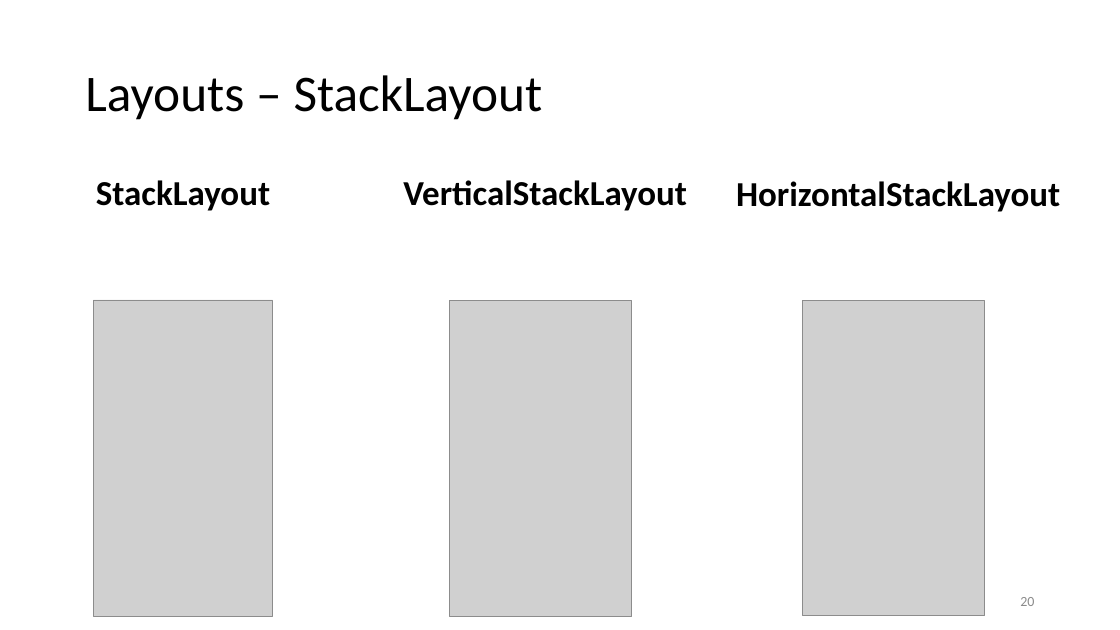
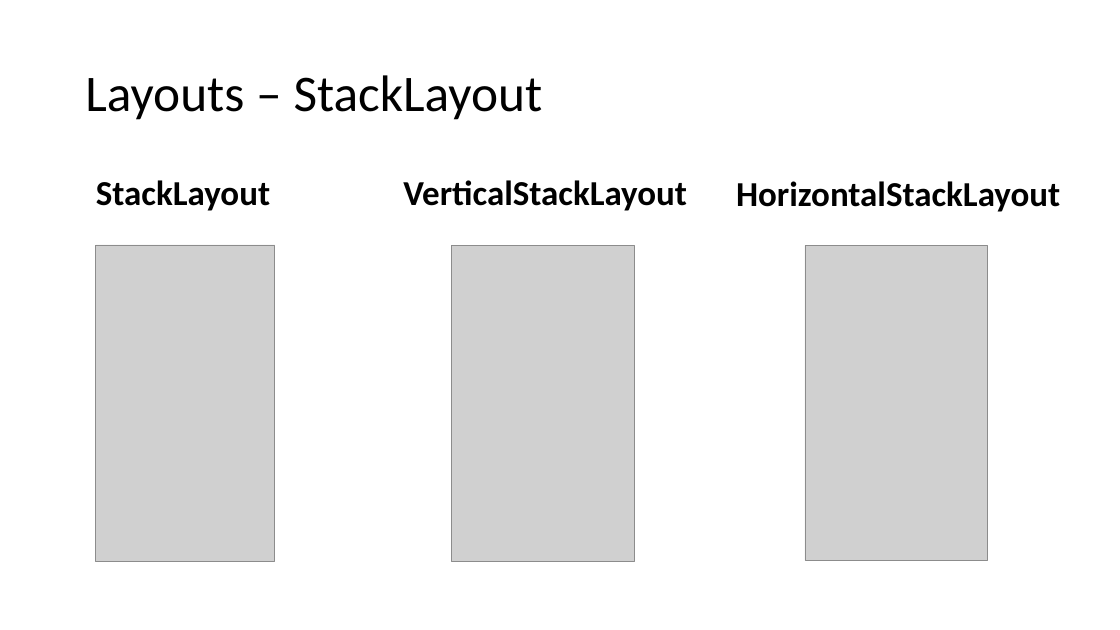
Before and after one commit to jasho/pv239-maui, a slide deck: slide 17 of Lecture/PV239-NET-MAUI.pptx (slide 20 before the commit). Drawn at 1120x630 pixels with LibreOffice and Linux fonts; fonts in the diff are those of the drawing; grey boxes stand for pictures. Boxes give left, top, right and bottom in pixels: in the first picture for what was removed or moved away, otherwise in the second. Text is boxed around its words. In the diff, an @@ line names an element or a change of style, - is before the commit and + after.

```diff
--- a/Lecture/PV239-NET-MAUI.pptx
+++ b/Lecture/PV239-NET-MAUI.pptx
@@ picture moved from (x1=93, y1=300, x2=272, y2=616) to (x1=96, y1=245, x2=275, y2=561) @@
@@ picture moved from (x1=450, y1=301, x2=632, y2=617) to (x1=452, y1=245, x2=634, y2=561) @@
@@ picture moved from (x1=802, y1=301, x2=985, y2=616) to (x1=805, y1=245, x2=987, y2=560) @@
@@ page number removed at (x1=1020, y1=597, x2=1034, y2=606) @@
-20
```
Also in this commit, not shown: 11 other slides changed, 1 slide added, 8 slides removed.
